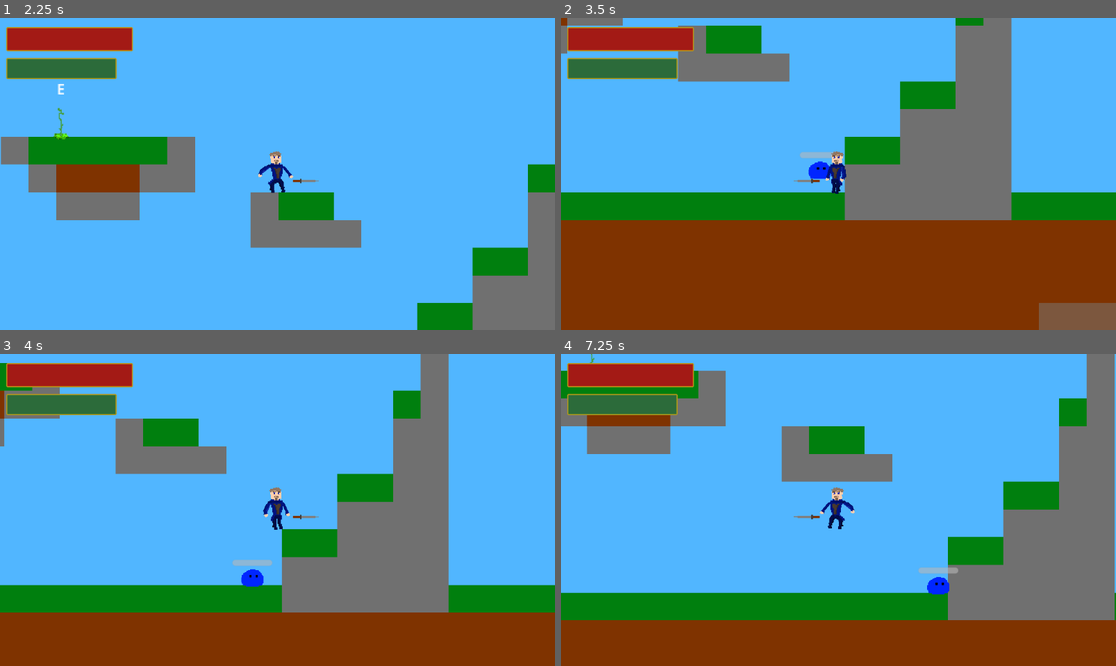
Above: before the commit, frames 1-4 (two rows, left to right).
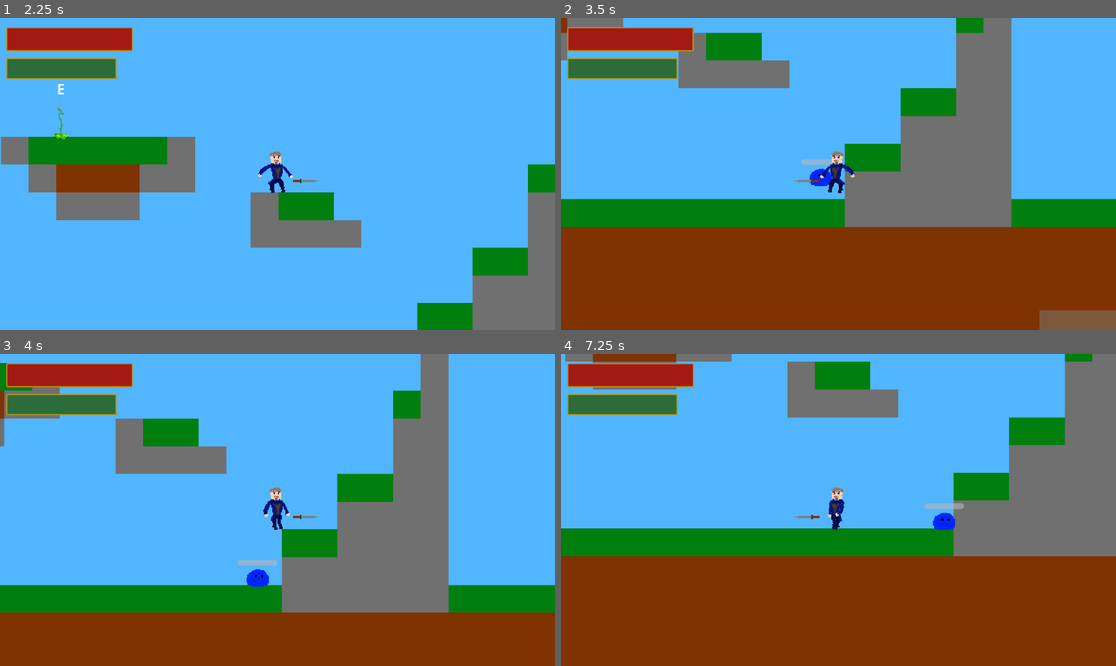
Above: after the commit, the same moments.

Repository: ponito/2DGame
Game: Godot game, scene res://menu.tscn
The game is run twice, just before and just after one commit, with the same random seed, the same clock (stepped at 60 frames per second) and the same inputs.
Inputs (mouse positions are in pixels of both pictures, inside the frame that each line leads up to):
- Up to frame 1 (2.25 s): click "Play" at 0.5 s; tap Enter (ui_accept) at 1.25, 1.52 s; move the mouse to (399, 158) at 1.27 s; hold E (E) 1.28-2.03 s; hold D (Right) from 1.28 s (still down); move the mouse to (166, 189) at 2.02 s; tap E (E) at 2.1 s
- Up to frame 2 (3.5 s): tap Enter (ui_accept) at 2.27 s; move the mouse to (894, 105) at 2.77 s; release D (Right) at 2.78 s; hold A (Left) from 2.78 s (still down); hold E (E) from 2.78 s (still down); click (894, 105) at 2.85 s
- Up to frame 3 (4 s): move the mouse to (249, 572) at 3.52 s; release A (Left) at 3.53 s; release E (E) at 3.53 s; hold D (Right) from 3.53 s (still down); tap E (E) at 3.6 s; tap Enter (ui_accept) at 3.77 s
- Up to frame 4 (7.25 s): move the mouse to (1005, 556) at 4.27 s; hold E (E) 4.28-5.03 s; tap Enter (ui_accept) at 4.52, 5.27, 6.77 s; move the mouse to (672, 463) at 5.02 s; release D (Right) at 5.03 s; hold A (Left) 5.03-5.78 s; click (672, 463) at 5.1 s; tap E (E) at 5.3, 6.6 s; move the mouse to (866, 510) at 5.77 s; hold D (Right) 5.78-6.53 s; hold E (E) 5.78-6.53 s; move the mouse to (755, 432) at 6.52 s; hold A (Left) from 6.53 s (still down)

Frame 1 is identical in both runs. In frame 2, 7.0% of the frame differs, in the area x 0-100%, y 0-100%; in frame 3, 0.2%; in frame 4, 45%, in the area x 0-100%, y 0-86%.

Commit message:
changes

Diff:
--- a/Enemies/slimeblue.tscn
+++ b/Enemies/slimeblue.tscn
@@ -29,8 +29,8 @@
 height = 26.0
 
 [node name="slimeblue" type="CharacterBody2D"]
-collision_layer = 6
-collision_mask = 3
+collision_layer = 5
+collision_mask = 5
 script = ExtResource("1_gqoko")
 
 [node name="CollisionShape2D" type="CollisionShape2D" parent="."]
--- a/Objects/savepoint.gd
+++ b/Objects/savepoint.gd
@@ -7,7 +7,7 @@
 
 # Called every frame. 'delta' is the elapsed time since the previous frame.
 func _process(delta):
-	if Input.is_action_pressed("E"):
+	if Input.is_action_just_pressed("E"):
 		if close == true:
 			get_node("../player/player").Stamina = master.maxplayerStamina #Instant Stamina Restore
 			master.playerHealth = get_node("../player/player").Health #Saving of Health
